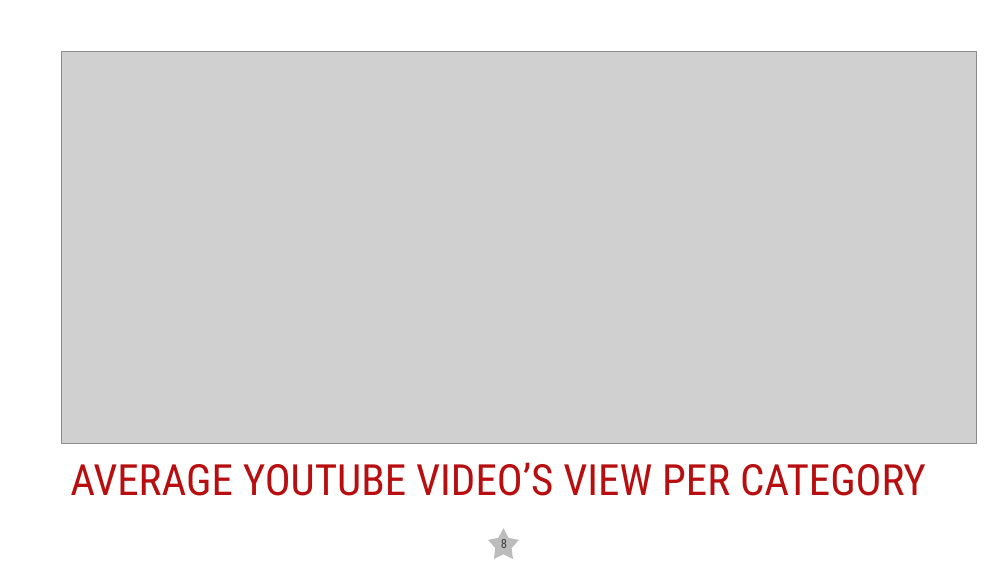
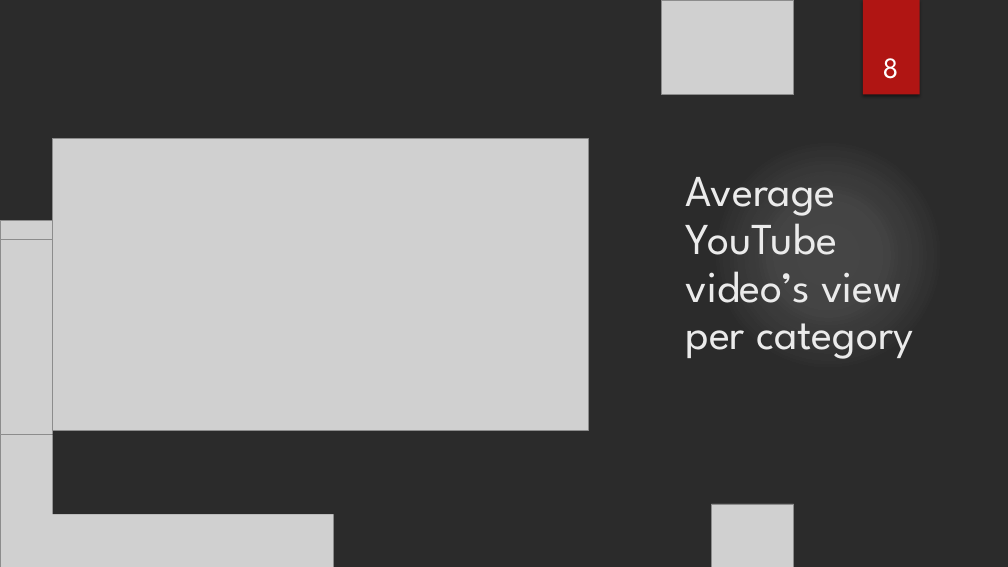
Before and after one commit to emami06/TrendingVideoYouTube, a slide deck: slide 8 of Trending YouTube vidoes.pptx. Drawn at 1008x567 pixels with LibreOffice and Linux fonts; fonts in the diff are those of the drawing; grey boxes stand for pictures; background and template pictures are left out; a plain dark background stands for a picture behind light text. Boxes give left, top, right and bottom in pixels: in the first picture for what was removed or moved away, otherwise in the second. Text is boxed around its words. In the diff, an @@ line names an element or a change of style, - is before the commit and + after.

```diff
--- a/Trending YouTube vidoes.pptx
+++ b/Trending YouTube vidoes.pptx
@@ rectangle removed at <box>0,0,991,550</box> @@
@@ freeform shape removed at <box>0,0,972,531</box> @@
@@ freeform shape removed at <box>0,0,965,544</box> @@
@@ freeform shape removed at <box>0,0,721,38</box> @@
@@ freeform shape removed at <box>0,0,938,524</box> @@
@@ picture added at <box>662,0,794,95</box> @@
@@ page number: place and size @@
-page number at <box>501,539,507,548</box>
+page number at <box>883,58,899,79</box>
@@ page number at <box>883,58,899,79</box>: size 12 to 28 pt, font Roboto Condensed to League Spartan, text colour #404040 to #FFFFFF; vertical alignment middle to bottom @@
@@ rectangle added at <box>863,0,920,95</box>, fill #B01513 @@
@@ rectangle: place and size @@
-rectangle at <box>0,0,1008,567</box>
+rectangle at <box>53,53,625,514</box>
@@ picture: place and size @@
-picture at <box>61,51,976,444</box>
+picture at <box>53,138,589,430</box>
@@ ellipse added at <box>712,138,944,371</box>, fill gradient #F3F3F3 @@
@@ ellipse added at <box>712,138,944,371</box>, fill gradient #F3F3F3 @@
@@ title at <box>686,177,914,359</box>: text changed; size 41 to 42 pt; font Roboto Condensed to League Spartan; text colour #B80E0F to #EBEBEB @@
-AVERAGE YOUTUBE VIDEO’S VIEW PER CATEGORY
+Average YouTube video’s view per category
@@ picture added at <box>0,221,333,567</box> @@
@@ picture added at <box>0,239,126,435</box> @@
@@ freeform shape removed at <box>0,354,937,522</box> @@
@@ rectangle removed at <box>0,463,968,527</box> @@
@@ picture added at <box>712,504,794,567</box> @@
@@ star removed at <box>488,529,520,560</box> @@
```
Also in this commit, not shown: 13 other slides changed, 2 slides added.
